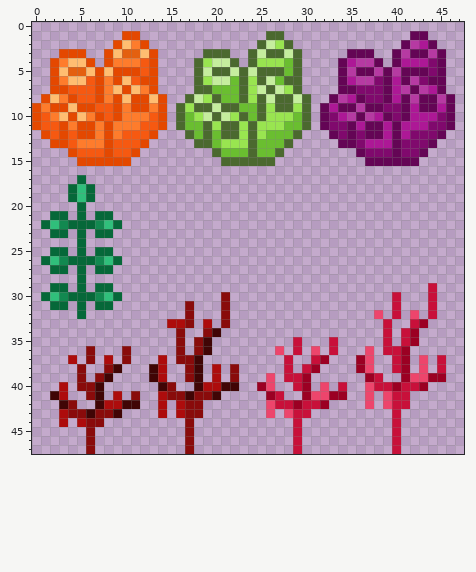
A pixel-art file gets an edit: Aseprite/coral.aseprite. That is the earlier state.
48x48 pixels, 1 frame.
After:
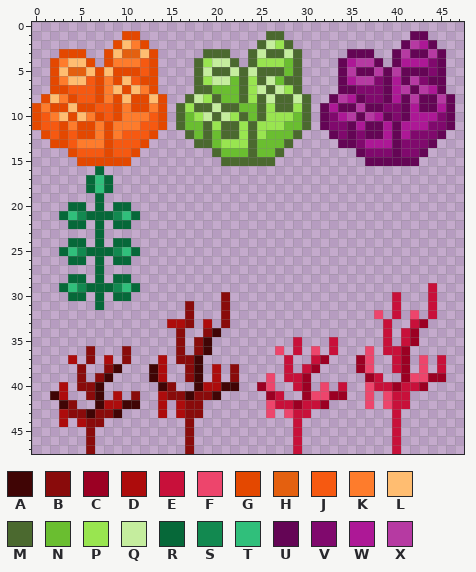
Palette (. is transparent): A #400505  B #890b0b  C #9b0023  D #ad0c0c  E #c8103a  F #ed456c  G #e44800  H #e4600f  J #f65911  K #fe7c2c  L #ffbd71  M #4b692f  N #6abe30  P #99e550  Q #c5ed9e  R #066839  S #128950  T #30bf7b  U #640555  V #80096d  W #ad1896  X #b63aa2
What changed:
@@ x 0..13 @@
 15 .....GGGGGG...
-16 ..............
-17 .....R........
-18 ....RTR.......
-19 ....RTR.......
-20 .....R........
-21 ..RR.R.RR.....
-22 .RTSRRRSTR....
-23 ..RR.R.RR.....
-24 .....R........
-25 ..RR.R.RR.....
-26 .RTSRRRSTR....
-27 ..RR.R.RR.....
-28 .....R........
-29 ..RR.R.RR.....
-30 .RTSRRRSTR....
-31 ..RR.R.RR.....
-32 .....R........
+16 .......R......
+17 ......RTR.....
+18 ......RTR.....
+19 .......R......
+20 ....RR.R.RR...
+21 ...RTSRRRSTR..
+22 ....RR.R.RR...
+23 .......R......
+24 ....RR.R.RR...
+25 ...RTSRRRSTR..
+26 ....RR.R.RR...
+27 .......R......
+28 ....RR.R.RR...
+29 ...RTSRRRSTR..
+30 ....RR.R.RR...
+31 .......R......
+32 ..............
 33 ..............
